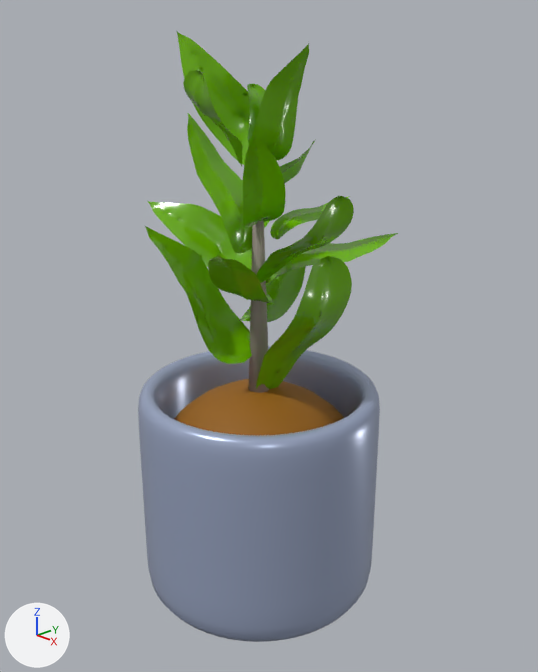
One commit to the Blender file Blender/plant.blend: the scene before it, then after it.
Both versions are drawn from a 50 mm camera at (4.16, -3.79, 3.43) aimed at (0.03, 0.09, 1.4). Every picture has the same lights, and +X, +Y and +Z are marked at lower left.

The first picture shows 'leaves', 'pot', 'soil', 'stem'.
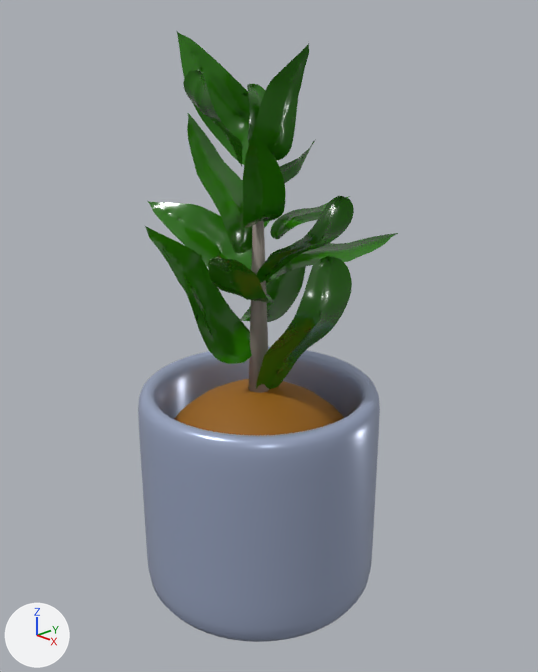
Boxes [x1, y1, x2, y2] around the edits, measured in the pictures (538 x 672 px):
'leaves', surface changed: [145, 32, 398, 389] in both

What the commit changed:
Picture 'leaves base colour' (img_leaves_base_colour) is new.
In material 'Material.001' (mat_material_001), base_color is no longer (0.151, 0.44, 0.0), green #6cb100.
In material 'Material.001' (mat_material_001), texture is now set to img_leaves_base_colour.
